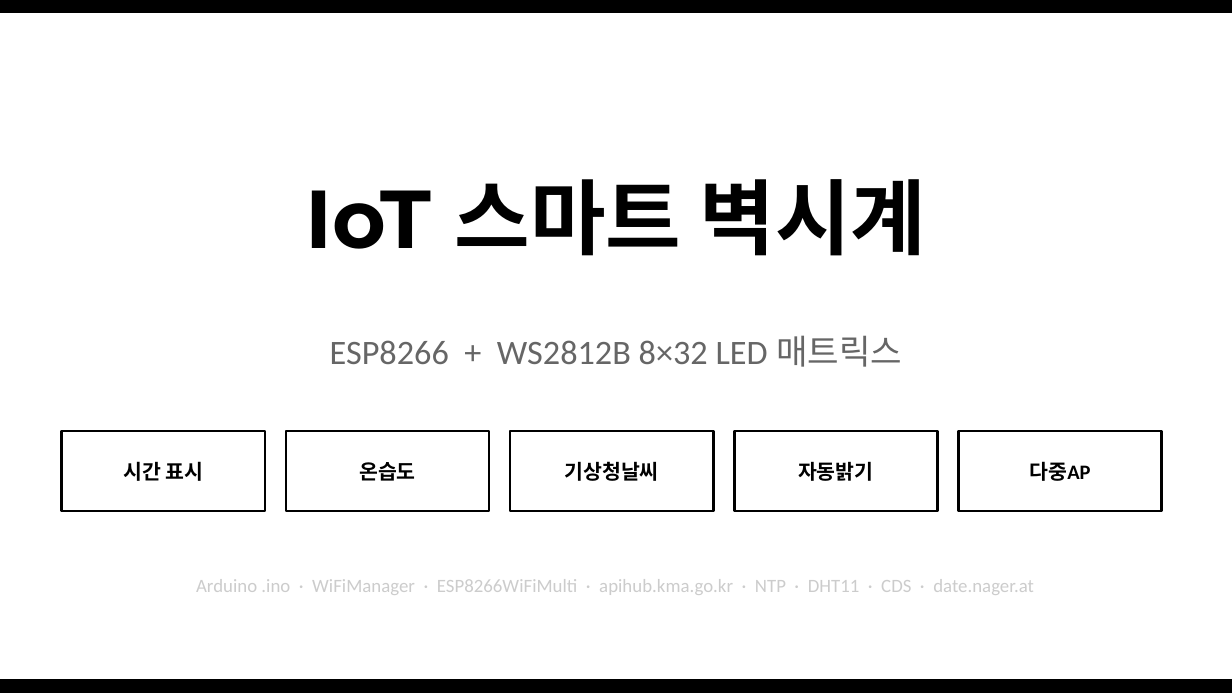
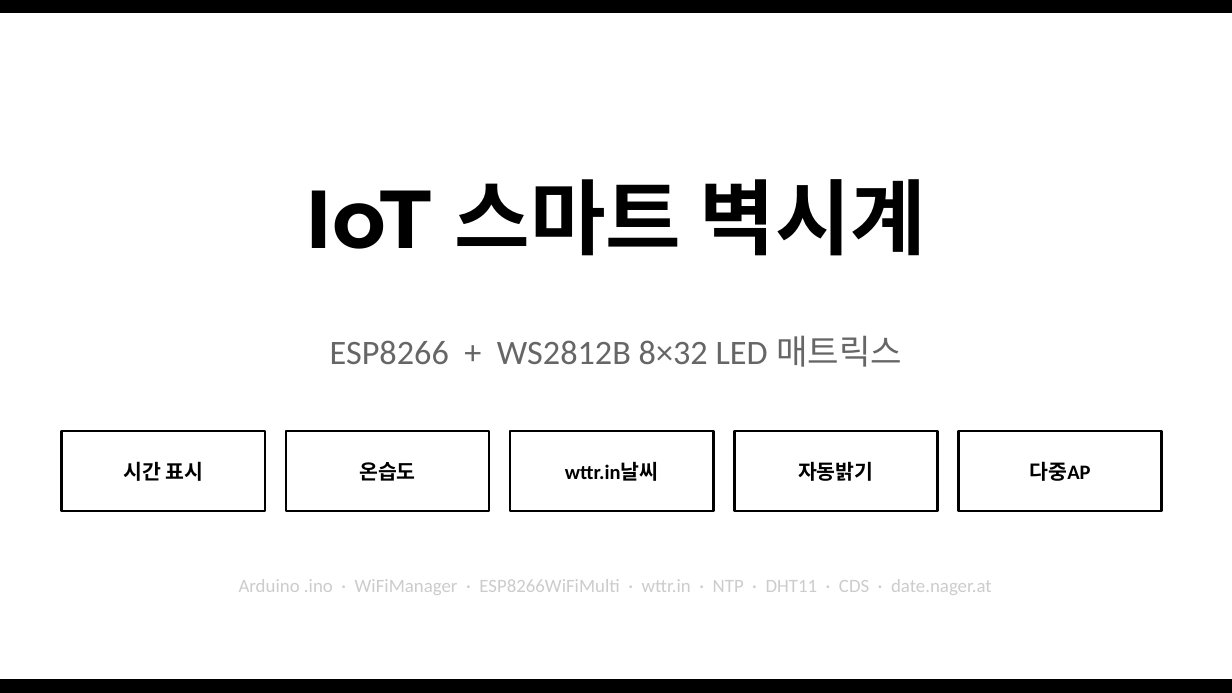
Before and after one commit to dselaser/IoT_WallClock, a slide deck: slide 1 of IoT_WallClock_설명.pptx. Drawn at 1232x693 pixels with LibreOffice and Linux fonts; fonts in the diff are those of the drawing. Boxes give left, top, right and bottom in pixels: in the first picture for what was removed or moved away, otherwise in the second. Text is boxed around its words. In the diff, an @@ line names an element or a change of style, - is before the commit and + after.

```diff
--- a/IoT_WallClock_설명.pptx
+++ b/IoT_WallClock_설명.pptx
@@ text at [565, 462, 659, 481]: text changed @@
-기상청날씨
+wttr.in날씨
@@ text at [239, 579, 992, 595]: text changed @@
-Arduino .ino · WiFiManager · ESP8266WiFiMulti · apihub.kma.go.kr · NTP · DHT11 · CDS · date.nager.at
+Arduino .ino · WiFiManager · ESP8266WiFiMulti · wttr.in · NTP · DHT11 · CDS · date.nager.at
```
Also in this commit, not shown: 4 other slides changed, 1 other file.
